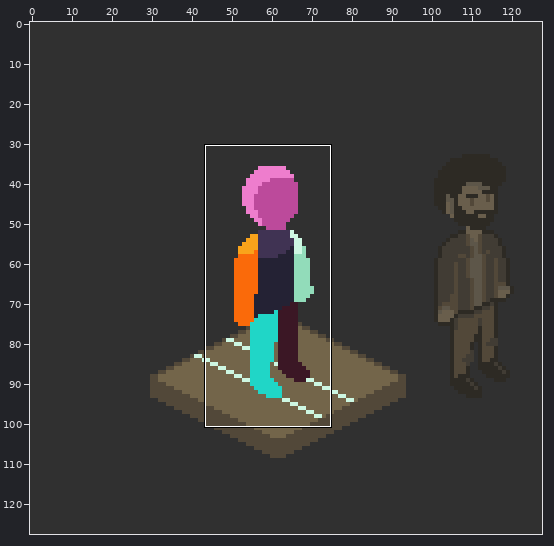
Edited in one commit: pixel-art file (Aseprite/suspect/movement-making.aseprite). The first picture is a wide view before the edit; the outline marks the close-up.
Close-up. First the earlier version:
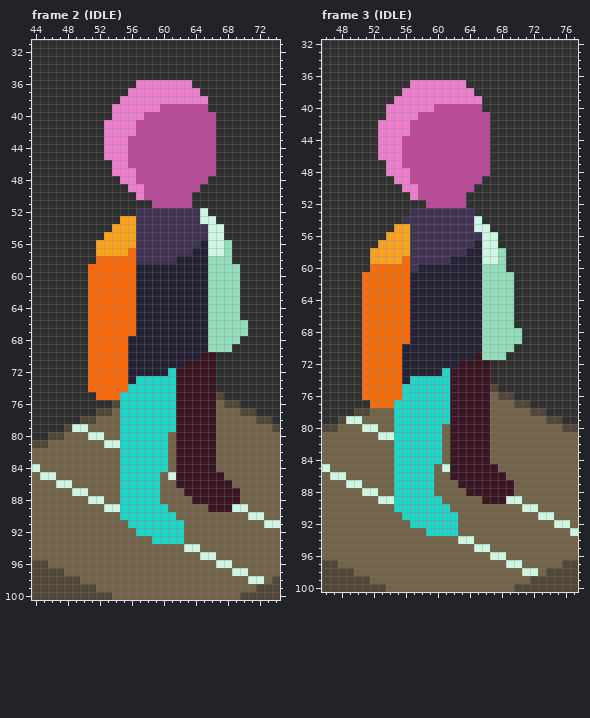
128x128 pixels, 30 frames. Colours within 5 levels of each other are drawn and written as one. Shown: frame 2 (IDLE): x 44..74, y 31..100; frame 3 (IDLE): x 46..77, y 32..100. The commit also changed other frames or places, which this record leaves out.
The result:
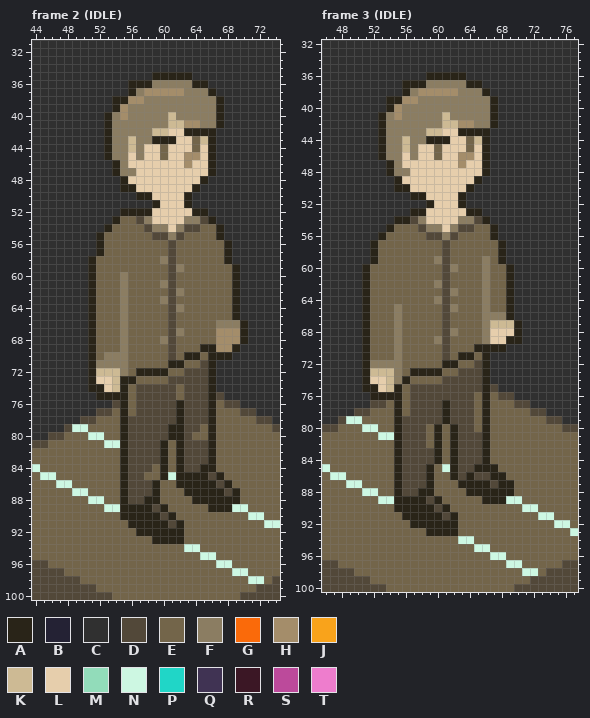
Palette (. is transparent): A #292418  B #242234  C #303030  D #524839  E #73654a  F #8b7d62  G #fa6a0a  H #a48d6a  J #f9a31b  K #cdba94  L #e6ceac  M #92dcba  N #cdf7e2  P #20d6c7  Q #403353  R #3b1725  S #bc4a9b  T #ee7dcd
The edit:
layer "PERSONAGENS/VIUVO" added
layer "PARTES /PERNA ESQUERDA" removed
layer "PARTES /PERNA DIREITA" removed
layer "PARTES /TRONCO" removed
layer "PARTES /BRAÇO DIREITO" removed
layer "PARTES /BRAÇO ESQUERDO" removed
layer "PARTES /CABEÇA" removed
Changed rows in their new state; - is an unchanged pixel.
Frame 2 (IDLE), layer "PERSONAGENS/VIUVO":
first column x 51:
 35 --------AAAAA-------
 36 -----AAAFFFFFAA-----
 37 -----AFHHHHHFFFA----
 38 ---AAHHFFFFFFFFFA---
 39 ---AHFFFFFFFFFFFA---
 40 --AFHFFFFFKFFFFFA---
 41 --AFFFFFFFKKHHFFA---
 42 --AFFFFFKKLLAAAA----
 43 --AFFKFFAAALLEKA----
 44 --AFFKFLLELLLELA----
 45 --AFFLFLLELLHHLA----
 46 ---AFLLLLLLLHLLA----
 47 ---AFFLLLLLLLLLA----
 48 ----ALLLLLLLLLA-----
 49 ----AALLLLLLLA------
 50 ------AALLLLA-------
 51 --------ALLLA-------
 52 ----AAAALLLLLAA-----
 53 ---AEEDFLLLLFFDA----
 54 --AEEEEDFFLFDDEEA---
 55 -AEEEEEEDDFDEEEEA---
 56 -AEEEEEEEEDEEEEEEA--
 57 -AEEEEEEEEDEEEEEEA--
 58 AEEEEEEEEFDEEEEEEA--
 59 AEEEEEEEEEDFEEEEEEA-
 60 AEEEFEEEEEDEEEEEEEA-
 61 AEEEFEEEEFDEEEEEEEA-
 62 AEEEFEEEEEDFEEEEEEA-
 63 AEEEFEEEEFDEEEEEEEA-
 64 AEEEFEEEEEDFEEEEEEA-
 65 AEEEFEEEEEDEEEEEEEA-
 66 AEEEFEEEEEDEEEEEFFFA
 67 AEEEFEEEEEDFEEEEHHHA
 68 AEEEFEEEEFDEEEEEHHHA
 69 AEEEFEEEEEDEEEAAHHA-
 70 AEFFFEEEEEDEAAEAAA--
 71 AFFFFEEEEEAAEEDA----
 72 AKKKFEAAAAEEDDDA----
 73 ALLKAAEEEEDDDDDA----
 74 AALKAEDDDDDEDDDA----
 75 -AAAAEDDDDDEDDDA----
 76 ----AEDDDDDADDDA----
 77 ----AEDDDDDADDDA----
 78 ----ADDDDDDADDDA----
 79 ----ADDDDDAADDEA----
 80 ----ADDDDDAADEEA----
 81 ----ADDDDA-ADDDA----
 82 ----ADDDDA-ADDDA----
 83 ----ADDDDA-ADDDA----
 84 ----ADDDEA-ADDAA----
 85 ----ADDEEA-AAAADA---
 86 ----ADDDA--AAAAADA--
 87 ----ADDDA---AAAAADA-
 88 ----ADDAA----AAAAAA-
 89 ----AAAADA-----AAA--
 90 ----AAAAADA---------
 91 -----AAAAADA--------
 92 ------AAAAAA--------
 93 --------AAAA--------
Frame 3 (IDLE):
first column x 51:
 36 --------AAAAA-------
 37 -----AAAFFFFFAA-----
 38 -----AFHHHHHFFFA----
 39 ---AAHHFFFFFFFFFA---
 40 ---AHFFFFFFFFFFFA---
 41 --AFHFFFFFKFFFFFA---
 42 --AFFFFFFFKKHHFFA---
 43 --AFFFFFKKLLAAAA----
 44 --AFFKFFAAALLEKA----
 45 --AFFKFLLELLLELA----
 46 --AFFLFLLELLHHLA----
 47 ---AFLLLLLLLHLLA----
 48 ---AFFLLLLLLLLLA----
 49 ----ALLLLLLLLLA-----
 50 ----AALLLLLLLA------
 51 ------AALLLLA-------
 52 --------ALLLA-------
 53 ------AALLLLLAA-----
 54 ----AADFLLLLFFDA----
 55 ---AEEEDFFLFDDEEA---
 56 --AEEEEEDDFDEEEEA---
 57 -AEEEEEEEEDEEEEEEA--
 58 -AEEEEEEEEDEEEEEEA--
 59 -AEEEEEEEFDEEEEFEA--
 60 AEEEEEEEEEDFEEEFEEA-
 61 AEEEEEEEEEDEEEEFEEA-
 62 AEEEEEEEEFDEEEEFEEA-
 63 AEEEEEEEEEDFEEEFEEA-
 64 AEEEEEEEEFDEEEEFEEA-
 65 AEEEFEEEEEDFEEEFEEA-
 66 AEEEFEEEEEDEEEEFFFA-
 67 AEEEFEEEEEDEEEEFKKKA
 68 AEEEFEEEEEDFEEEFLLLA
 69 AEEEFEEEEFDEEEEFLLAA
 70 AEEEFEEEEEDEEEAAAAC-
 71 AEEEFEEEEEDEAAEACC--
 72 AFFFFEEEEEAAEEDA----
 73 AKKKFEAAAAEEDDDA----
 74 ALLKFAEEEEDDDDDA----
 75 AALKAEDDDDDDDDDA----
 76 CAAAAEDDDDDDDDEA----
 77 -DDEAEDDDDADDDEA----
 78 ----AEDDDDADDDEA----
 79 ----ADDDDDADDDEA----
 80 ----ADDDEA-ADDEA----
 81 ----ADDDEA-ADDDA----
 82 ----ADDDEA-ADDDA----
 83 ----ADDDDA-ADDDA----
 84 ----ADDDDA-ADDDA----
 85 ----ADDDA--ADDAAA---
 86 ----ADDDA--ADADDAA--
 87 ----ADDDA---AAAADAA-
 88 ----ADDAA----AAAAAA-
 89 ----AAAADA-----AAA--
 90 ----AAAAADA---------
 91 -----AAAAADA--------
 92 ------AAAAAA--------
 93 --------AAAA--------
Where, in picture pixels (left, top, right, bottom), the same in both close-ups:
changed: (88, 72, 248, 544)
changed: (362, 72, 522, 536)
